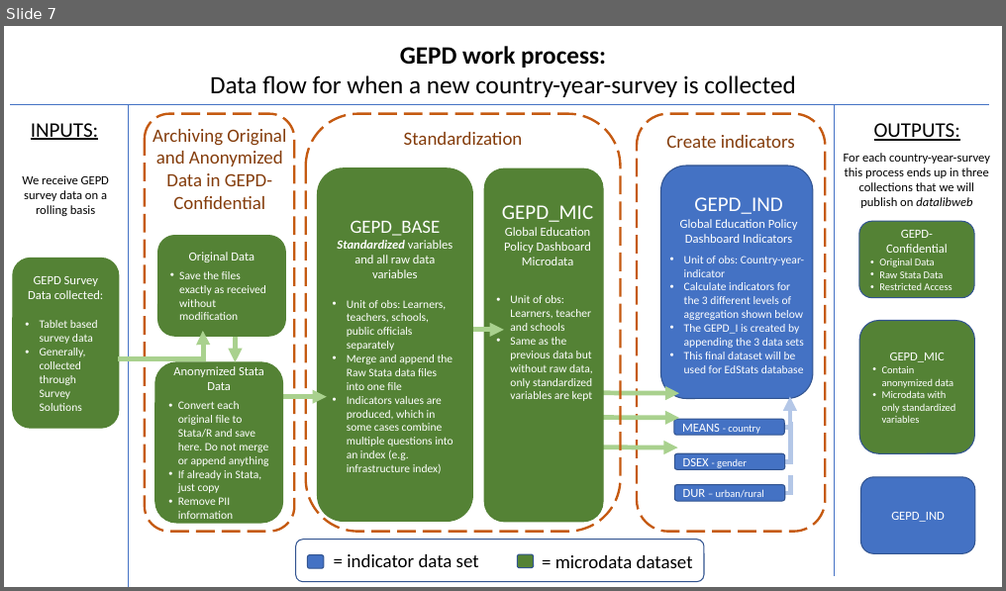
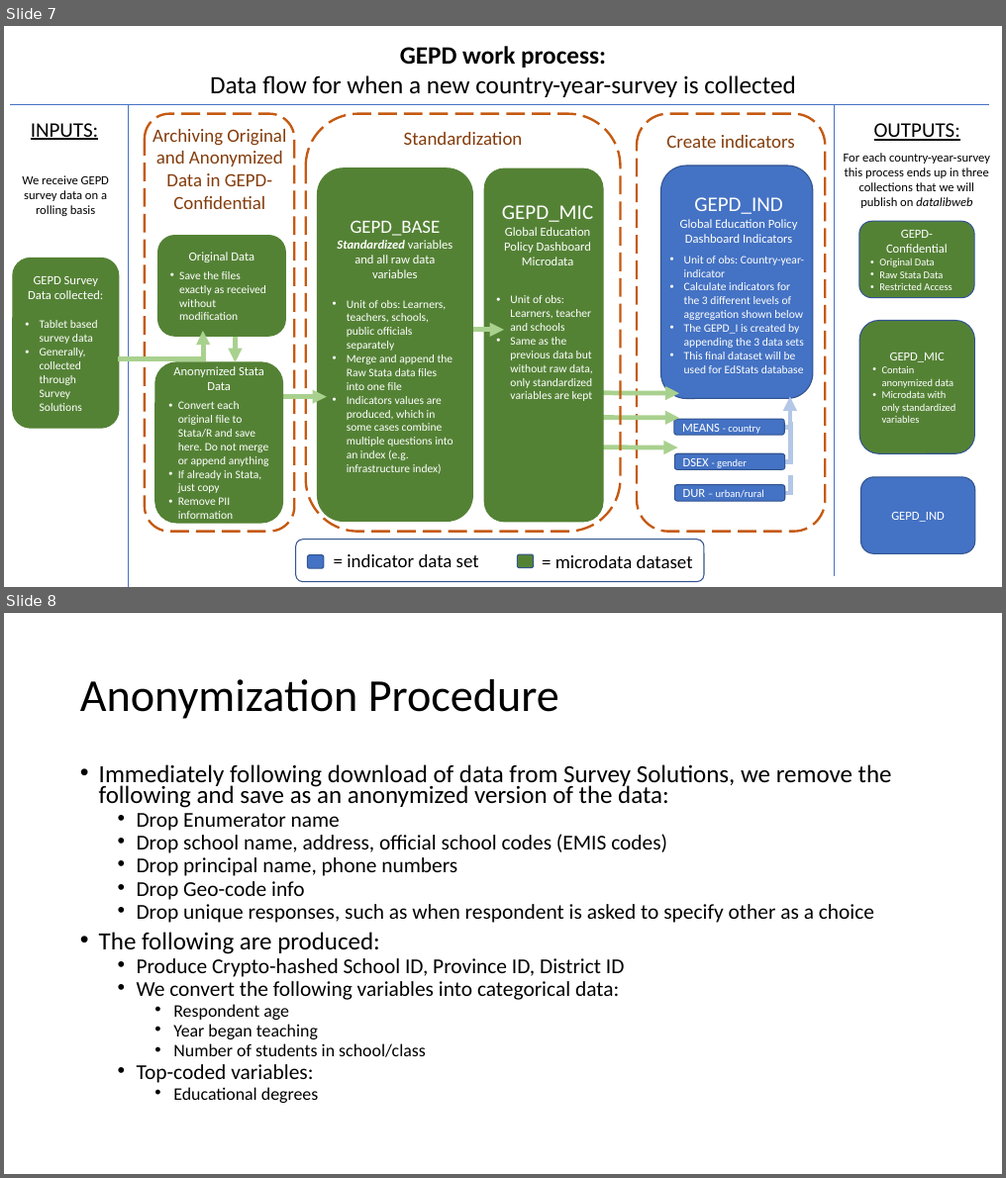
Before and after one commit to worldbank/GEPD, a slide deck: Master_Code/GEPD - Data Flow.pptx. Shown one above the other, each under a label of ours: slide 7 before the commit, slides 7 and 8 after it. The pictures are 1006x591 and 1006x1178 pixels, drawn with LibreOffice and Linux fonts; fonts in the diff are those of the drawing. Boxes give left, top, right and bottom in pixels: in the first picture for what was removed or moved away, otherwise in the second. Text is boxed around its words. In the diff, an @@ line names an element or a change of style, - is before the commit and + after.

```diff
--- a/Master_Code/GEPD - Data Flow.pptx
+++ b/Master_Code/GEPD - Data Flow.pptx
@@ slide 8 added at (4,613,1002,1174), background #FFFFFF @@
@@ title added at (80,679,559,719), 44 pt, text #000000 @@
+Anonymization Procedure
@@ text added at (99,764,892,1103), 20.4 pt, text #000000 @@
+• Immediately following download of data from Survey Solutions, we remove the following and save as an anonymized version of the data:
+  • Drop Enumerator name
+  • Drop school name, address, official school codes (EMIS codes)
+  • Drop principal name, phone numbers
+  • Drop Geo-code info
+  • Drop unique responses, such as when respondent is asked to specify other as a choice
+• The following are produced:
+  • Produce Crypto-hashed School ID, Province ID, District ID
+  • We convert the following variables into categorical data:
+    • Respondent age
+    • Year began teaching
+    • Number of students in school/class
+  • Top-coded variables:
+    • Educational degrees
```
Also in this commit, not shown: 12 other files.
